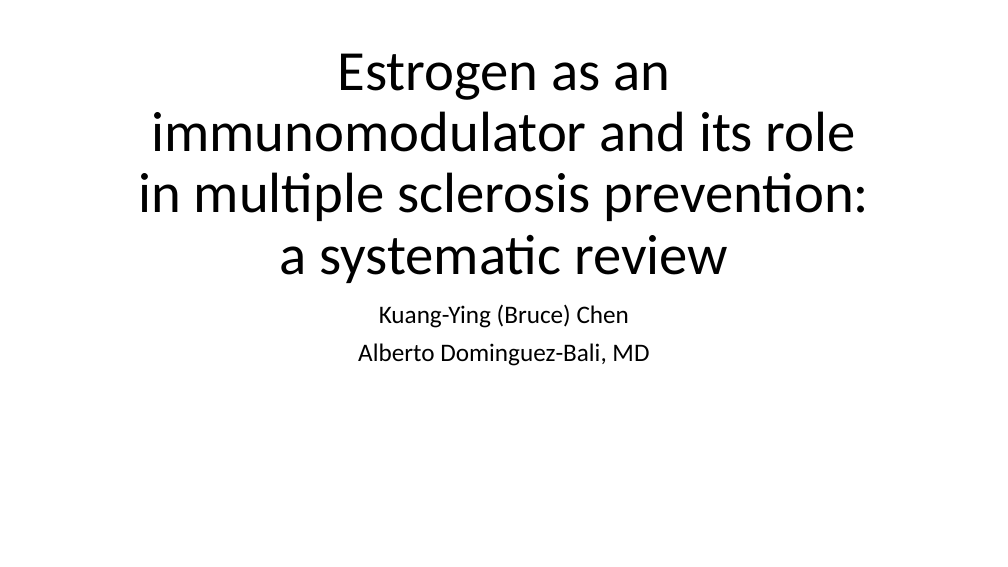
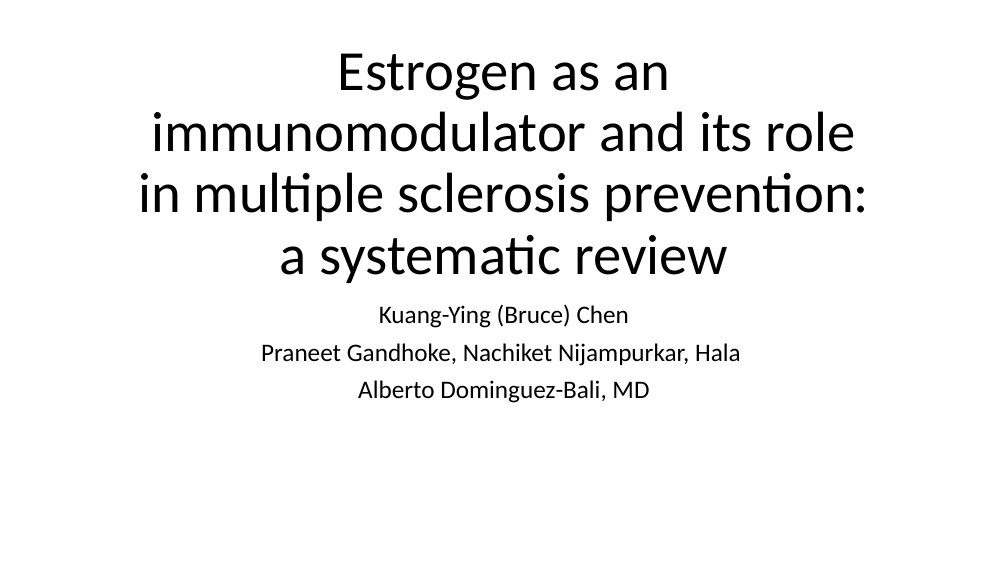
Before and after one commit to BruceChen034020/EstrogenMultipleSclerosisSystematicReview, a slide deck: slide 1 of Estrogen as an immunomodulator for multiple sclerosis.pptx. Drawn at 1008x567 pixels with LibreOffice and Linux fonts; fonts in the diff are those of the drawing. Boxes give left, top, right and bottom in pixels: in the first picture for what was removed or moved away, otherwise in the second. Text is boxed around its words. In the diff, an @@ line names an element or a change of style, - is before the commit and + after.

```diff
--- a/Estrogen as an immunomodulator for multiple sclerosis.pptx
+++ b/Estrogen as an immunomodulator for multiple sclerosis.pptx
@@ subtitle at box(261, 343, 741, 366): paragraph added @@
+Praneet Gandhoke, Nachiket Nijampurkar, Hala
```
Also in this commit, not shown: 11 other slides changed, 1 slide added, 14 slides removed.
